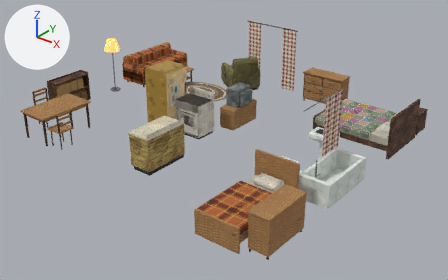
An edit to the glTF model THE_VEIL_ASSETS_V2/03_Residential/House_Variants/RES_House_Bungalow_Furnishing.glb, drawn before and after from the same camera.
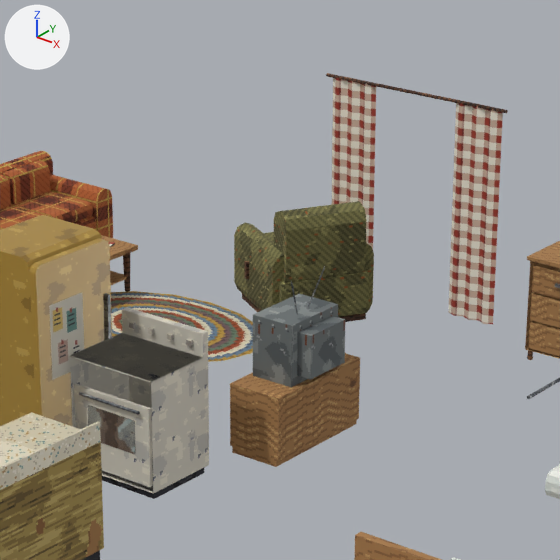
Each version appears first whole from a 50 mm lens placed at (9.53, -18.36, 7.47), pointed at (0.63, -7.24, 0.58), and next in a close-up on the part from 35% to 70% of the width and 0% to 56% of the height. The lights are fixed; the arrows at upper left show +X, +Y and +Z. The older version's two pictures come first. Objects named as collision shapes, trigger or cutter boxes, shadow casters or lower levels of detail are left out. Where no turn or scale is listed for an object, it has been applied to the vertices. Vertices at exactly the same position are counted once.

The scene before the commit, as lines of its bpy script (objects in view):
```python
ob_res_house_bungalow_furnishing_mesh = bpy.data.objects.new('RES_House_Bungalow_Furnishing_Mesh', me_res_house_bungalow_furnishing_mesh)
ob_res_house_bungalow_furnishing_mesh.location = (0.0, 0.0, 0.0)
```
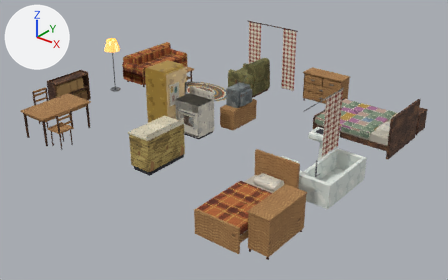
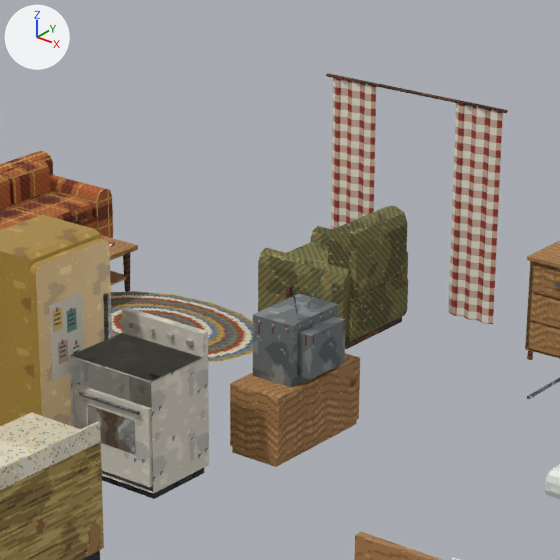
What differs and where, as boxes [x1, y1, x2, y2] in the close-ups (560 x 560 px; the box of a moved part takes in the faces that stretch with it):
part 1 of me_res_house_bungalow_furnishing_mesh, moved or reshaped: before [244, 261, 249, 279]; after [286, 285, 292, 299]
part 2 of me_res_house_bungalow_furnishing_mesh, moved or reshaped: before [242, 294, 366, 322]; after [345, 317, 402, 349]
part 3 of me_res_house_bungalow_furnishing_mesh, moved or reshaped: before [279, 270, 369, 317]; after [345, 273, 408, 343]
part 4 of me_res_house_bungalow_furnishing_mesh, moved or reshaped: before [273, 201, 366, 283]; after [328, 206, 408, 299]
part 5 of me_res_house_bungalow_furnishing_mesh, moved or reshaped: before [361, 243, 374, 314]; after [310, 226, 408, 276]
part 6 of me_res_house_bungalow_furnishing_mesh, moved or reshaped: before [234, 222, 284, 311]; after [258, 248, 351, 342]
part 7 of me_res_house_bungalow_furnishing_mesh, moved or reshaped (mostly hidden before): before [264, 232, 274, 242]; after [287, 242, 328, 264]

The change, as a diff of the scene's bpy script:
```diff
--- a/THE_VEIL_ASSETS_V2/03_Residential/House_Variants/RES_House_Bungalow_Furnishing.glb.py
+++ b/THE_VEIL_ASSETS_V2/03_Residential/House_Variants/RES_House_Bungalow_Furnishing.glb.py
@@ me_res_house_bungalow_furnishing_mesh @@
 me_res_house_bungalow_furnishing_mesh.from_pydata(...)  # 2156 vertices, 3150 faces; spans x -4.39..4.43, y -10.88..-3.31, z 0.6..2.61
 # used by ob_res_house_bungalow_furnishing_mesh; location = (0.0, 0.0, 0.0)
+# me_res_house_bungalow_furnishing_mesh part 1: the loose piece of 8 vertices spanning x -1.67..-1.62, y -4.37..-4.33, z 0.9..1.05 is turned 30 degrees about the z axis through its middle, then moved by (0.64, -0.25, 0.0)
+# me_res_house_bungalow_furnishing_mesh part 2: the loose piece of 8 vertices spanning x -1.87..-0.73, y -4.56..-3.44, z 0.6..0.65 is turned 30 degrees about the z axis through its middle, then moved by (0.42, -0.12, 0.0)
+# me_res_house_bungalow_furnishing_mesh part 3: the loose piece of 24 vertices spanning x -1.91..-0.69, y -4.58..-3.42, z 0.65..1.05 is turned 30 degrees about the z axis through its middle, then moved by (0.42, -0.13, 0.0)
+# me_res_house_bungalow_furnishing_mesh part 4: the loose piece of 24 vertices spanning x -1.31..-0.71, y -4.55..-3.79, z 1.0..1.62 is turned 30 degrees about the z axis through its middle, then moved by (0.46, 0.04, 0.0)
+# me_res_house_bungalow_furnishing_mesh part 5: the loose piece of 24 vertices spanning x -1.56..-0.7, y -3.99..-3.37, z 0.65..1.28 is turned 30 degrees about the z axis through its middle, then moved by (0.24, -0.08, 0.0)
+# me_res_house_bungalow_furnishing_mesh part 6: the loose piece of 24 vertices spanning x -1.92..-1.06, y -4.61..-4.0, z 0.65..1.28 is turned 30 degrees about the z axis through its middle, then moved by (0.6, -0.18, 0.0)
+# me_res_house_bungalow_furnishing_mesh part 7: the loose piece of 24 vertices spanning x -1.81..-0.99, y -4.32..-3.56, z 1.05..1.18 is turned 30 degrees about the z axis through its middle, then moved by (0.4, -0.18, 0.0)
 me_res_house_bungalow_furnishing_mesh.materials.append(mat_m_res_rugbraided)
```
